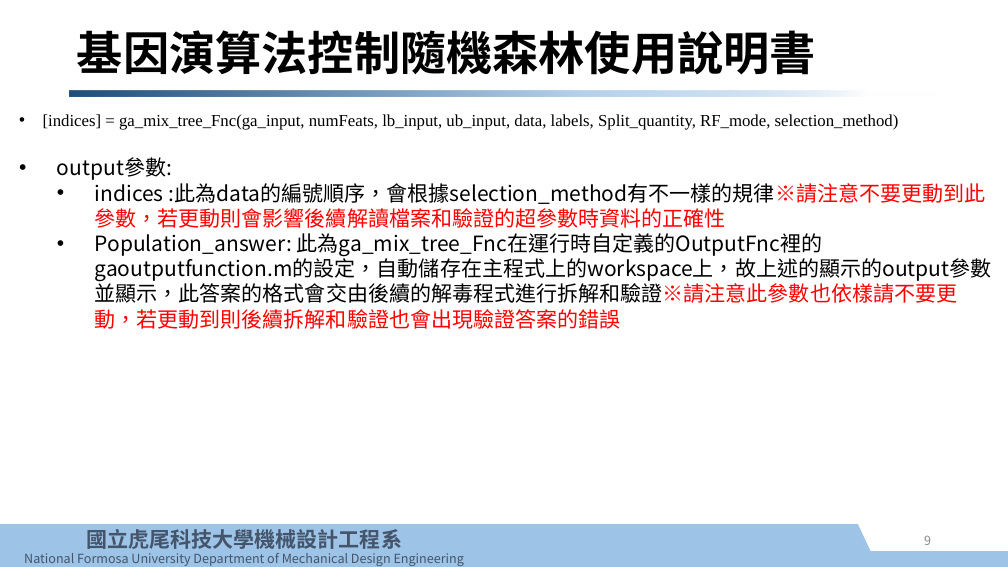
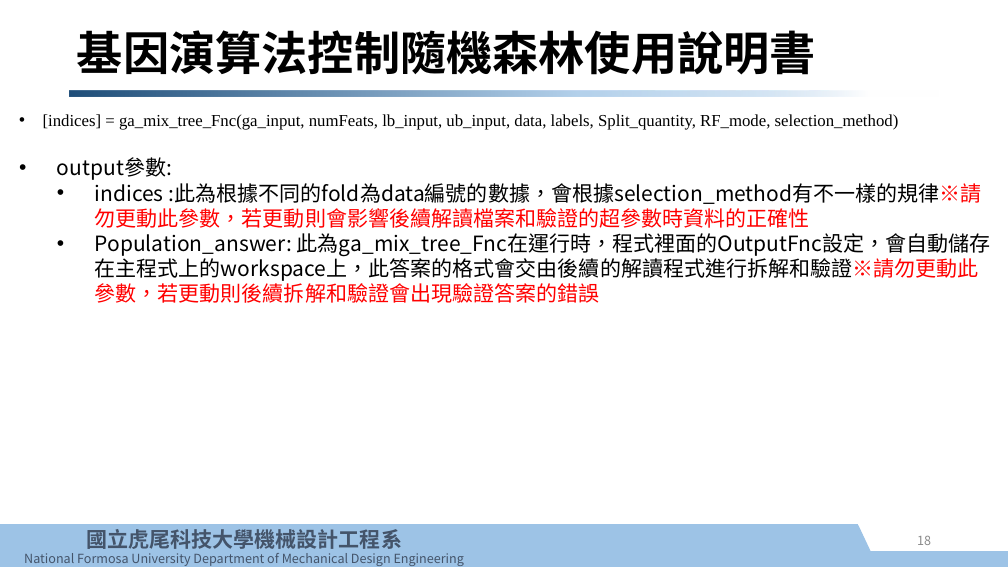
Before and after one commit to e970230/test, a slide deck: slide 18 of GA_RF/基因演算法控制隨機森林使用說明.pptx (slide 9 before the commit). Drawn at 1008x567 pixels with LibreOffice and Linux fonts; fonts in the diff are those of the drawing; background and template pictures are left out. Boxes give left, top, right and bottom in pixels: in the first picture for what was removed or moved away, otherwise in the second. Text is boxed around its words. In the diff, an @@ line names an element or a change of style, - is before the commit and + after.

```diff
--- a/GA_RF/基因演算法控制隨機森林使用說明.pptx
+++ b/GA_RF/基因演算法控制隨機森林使用說明.pptx
@@ text at (95, 183, 991, 303): text changed @@
-  • indices :此為data的編號順序，會根據selection_method有不一樣的規律※請注意不要更動到此參數，若更動則會影響後續解讀檔案和驗證的超參數時資料的正確性
-  • Population_answer: 此為ga_mix_tree_Fnc在運行時自定義的OutputFnc裡的gaoutputfunction.m的設定，自動儲存在主程式上的workspace上，故上述的顯示的output參數並顯示，此答案的格式會交由後續的解毒程式進行拆解和驗證※請注意此參數也依樣請不要更動，若更動到則後續拆解和驗證也會出現驗證答案的錯誤
+  • indices :此為根據不同的fold為data編號的數據，會根據selection_method有不一樣的規律※請勿更動此參數，若更動則會影響後續解讀檔案和驗證的超參數時資料的正確性
+  • Population_answer: 此為ga_mix_tree_Fnc在運行時，程式裡面的OutputFnc設定，會自動儲存在主程式上的workspace上，此答案的格式會交由後續的解讀程式進行拆解和驗證※請勿更動此參數，若更動則後續拆解和驗證會出現驗證答案的錯誤
@@ page number at (917, 536, 931, 545): text changed @@
-9
+18
```
Also in this commit, not shown: 6 other slides changed, 8 slides added, 4 slides removed.
